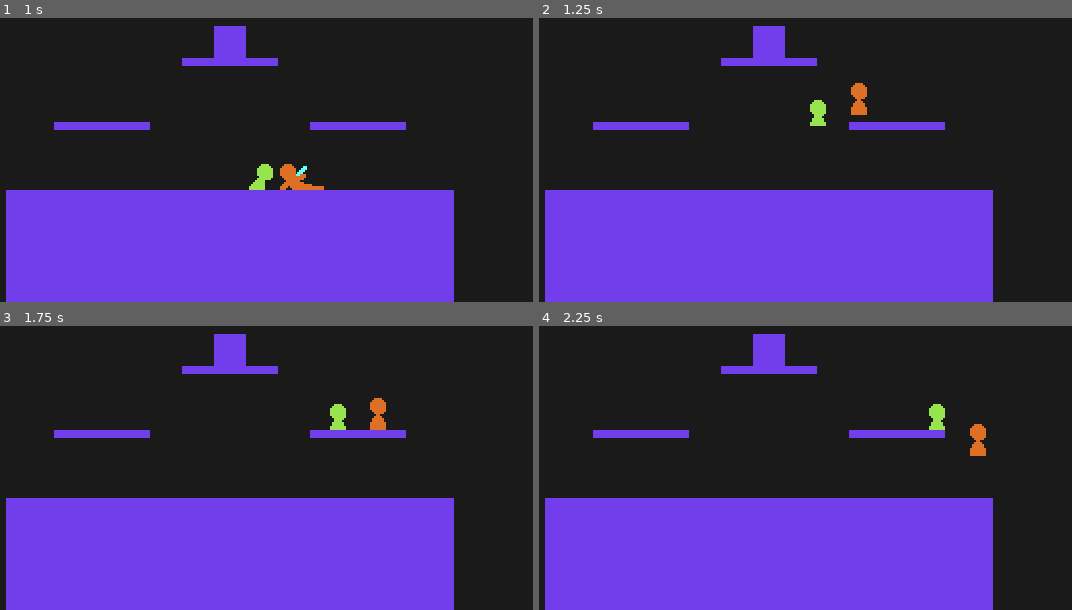
Above: before the commit, frames 1-4 (two rows, left to right).
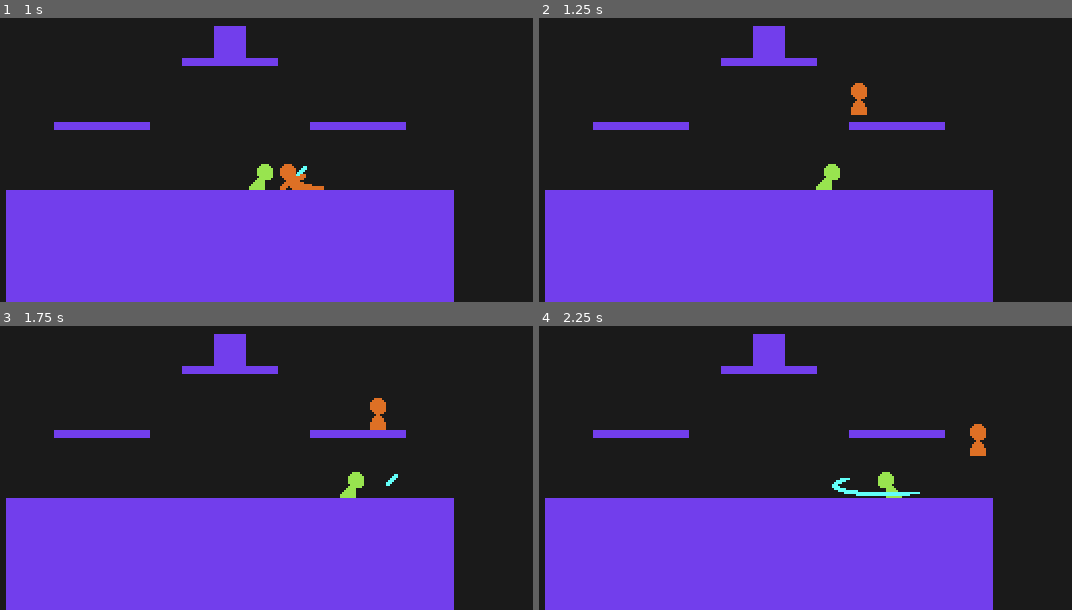
Above: after the commit, the same moments.

Repository: youssefevan/platform-fighter
Game: Godot game, scene res://World.tscn
The game is run twice, just before and just after one commit, with the same random seed, the same clock (stepped at 60 frames per second) and the same inputs.
Inputs:
- Up to frame 1 (1 s): tap Enter at 0.5 s; hold Right (right) from 0.53 s (still down); tap X (attack) at 0.6 s; tap Z (jump) at 0.77 s
- Up to frame 2 (1.25 s): keep holding Right (right)
- Up to frame 3 (1.75 s): keep holding Right (right); tap X (attack) at 1.35 s; tap Z (jump) at 1.52 s
- Up to frame 4 (2.25 s): release Right (right) at 2.03 s; hold Left (left) from 2.03 s (still down); tap X (attack) at 2.1 s

Frame 1 is identical in both runs. In frame 2, 0.5% of the frame differs, in the area x 50-57%, y 28-61%; in frame 3, 0.5%; in frame 4, 0.7%, in the area x 54-77%, y 27-61%.

Commit message:
Char cannot hit themselves with their own hitbox

Diff:
--- a/PlatformFighter/Scenes/CharacterBase.tscn
+++ b/PlatformFighter/Scenes/CharacterBase.tscn
@@ -66,6 +66,7 @@
 disabled = true
 
 [node name="Hurtbox" parent="." instance=ExtResource( 12 )]
+hitbox_node = NodePath("../Hitbox")
 
 [node name="Bounds" parent="Hurtbox" index="0"]
 shape = SubResource( 2 )
--- a/PlatformFighter/Scenes/Characters/Red.tscn
+++ b/PlatformFighter/Scenes/Characters/Red.tscn
@@ -284,6 +284,9 @@
 vframes = 1
 region_enabled = true
 region_rect = Rect2( 64, 64, 32, 32 )
+
+[node name="Hurtbox" parent="." index="3"]
+hitbox_node = NodePath("../Hitbox")
 
 [node name="Animator" type="AnimationPlayer" parent="." index="4"]
 anims/AerialDown = SubResource( 13 )
--- a/PlatformFighter/Scenes/Characters/Timber.tscn
+++ b/PlatformFighter/Scenes/Characters/Timber.tscn
@@ -1063,6 +1063,9 @@
 rotation = 1.5708
 disabled = false
 
+[node name="Hurtbox" parent="." index="3"]
+hitbox_node = NodePath("../Hitbox")
+
 [node name="Bounds" parent="Hurtbox" index="0"]
 position = Vector2( 0, -7 )
 shape = SubResource( 2 )
--- a/PlatformFighter/Scripts/hurtbox.gd
+++ b/PlatformFighter/Scripts/hurtbox.gd
@@ -1,4 +1,7 @@
 extends Area2D
+
+export var hitbox_node: NodePath
+onready var hitbox = get_node(hitbox_node)
 
 var got_hit
 var kb_direction
@@ -9,17 +12,21 @@
 
 func _on_Hurtbox_area_entered(area):
 	if area.is_in_group("Hitbox"):
-		var hitbox_direction = area.global_position.direction_to(self.global_position)
+		print(area)
+		print(hitbox)
+		print(area == hitbox)
+		if (area != hitbox):
+			var hitbox_direction = area.global_position.direction_to(self.global_position)
 
-		kb_direction = area.get_kb_direction()
+			kb_direction = area.get_kb_direction()
 
-		if hitbox_direction.x < 0:
-			kb_direction.x = -kb_direction.x
-		else:
-			kb_direction.x = kb_direction.x
+			if hitbox_direction.x < 0:
+				kb_direction.x = -kb_direction.x
+			else:
+				kb_direction.x = kb_direction.x
 
-		kb_power = area.kb_power
-		damage_percent = area.damage
-		got_hit = true
+			kb_power = area.kb_power
+			damage_percent = area.damage
+			got_hit = true
 
-		emit_signal("hit_info", got_hit, kb_direction, kb_power, damage_percent)
+			emit_signal("hit_info", got_hit, kb_direction, kb_power, damage_percent)
